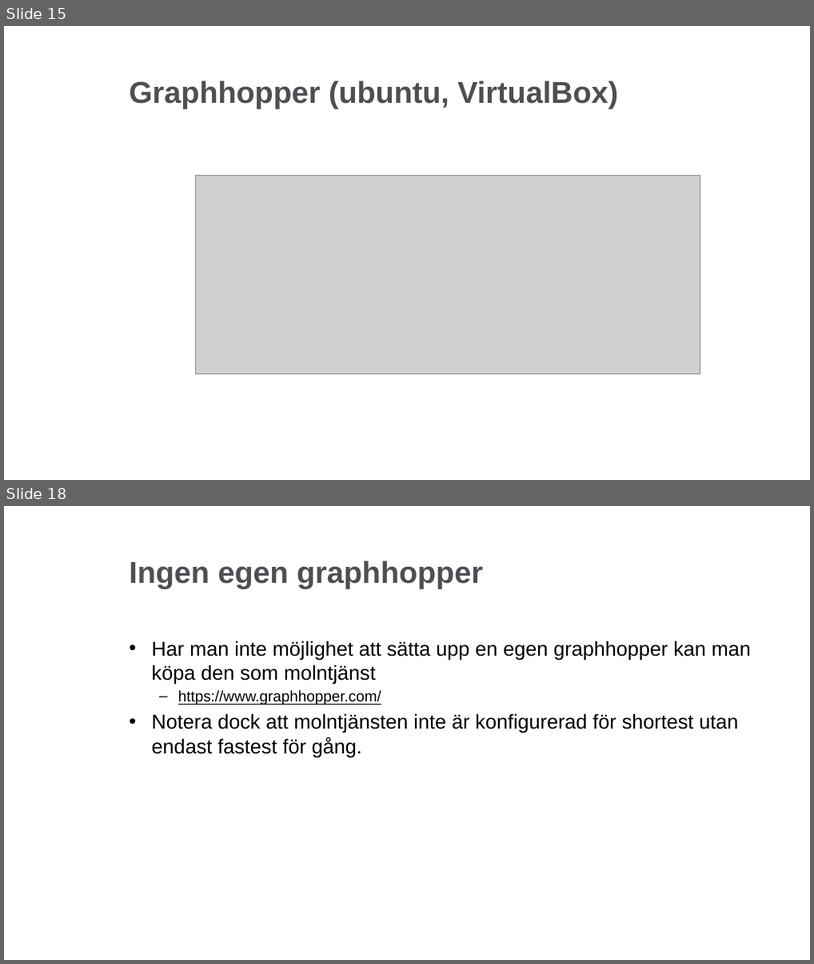
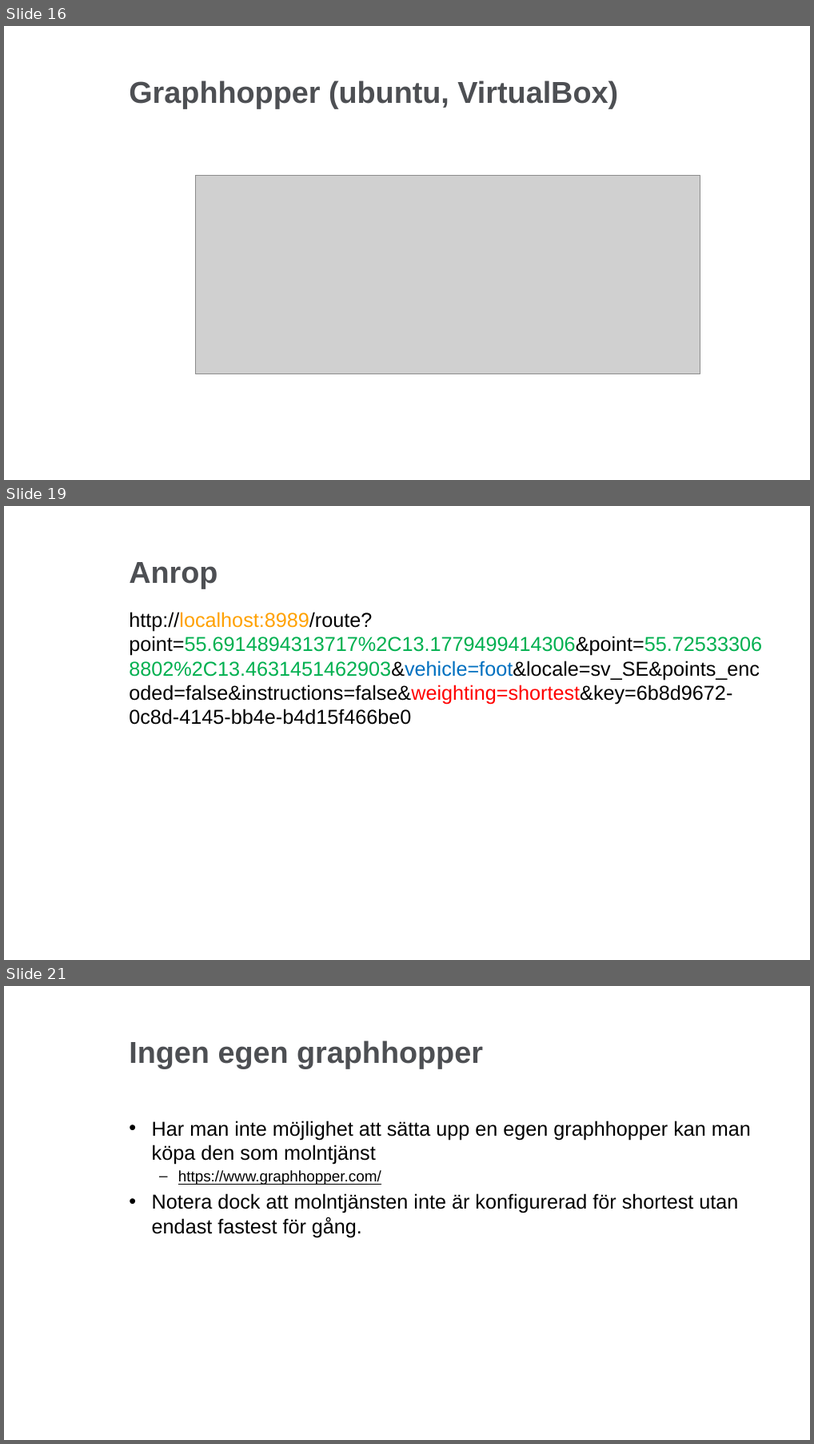
Before and after one commit to lundopendata/relativnarhet, a slide deck: RelativNarhetGeodatasamverkan2018.pptx. Shown one above the other, each under a label of ours: slides 15 and 18 before the commit, slides 16, 19 and 21 after it; the slides between them are not shown. The pictures are 814x964 and 814x1444 pixels, drawn with LibreOffice and Linux fonts; fonts in the diff are those of the drawing; grey boxes stand for pictures; background and template pictures are left out. Boxes give left, top, right and bottom in pixels: in the first picture for what was removed or moved away, otherwise in the second. Text is boxed around its words. In the diff, an @@ line names an element or a change of style, - is before the commit and + after.

```diff
--- a/RelativNarhetGeodatasamverkan2018.pptx
+++ b/RelativNarhetGeodatasamverkan2018.pptx
@@ slide 19 added at (4,506,810,960), background #FFFFFF @@
@@ title added at (129,562,218,588), 36 pt, text #4D4F53, bold @@
+Anrop
@@ text added at (129,612,762,724), 24 pt, text #000000 @@
+http://localhost:8989/route?point=55.6914894313717%2C13.1779499414306&point=55.725333068802%2C13.4631451462903&vehicle=foot&locale=sv_SE&points_encoded=false&instructions=false&weighting=shortest&key=6b8d9672-0c8d-4145-bb4e-b4d15f466be0
@@ what was slide 15 is now slide 16 @@
@@ what was slide 18 is now slide 21 @@
```
Also in this commit, not shown: 11 slides changed, 2 other slides added.
